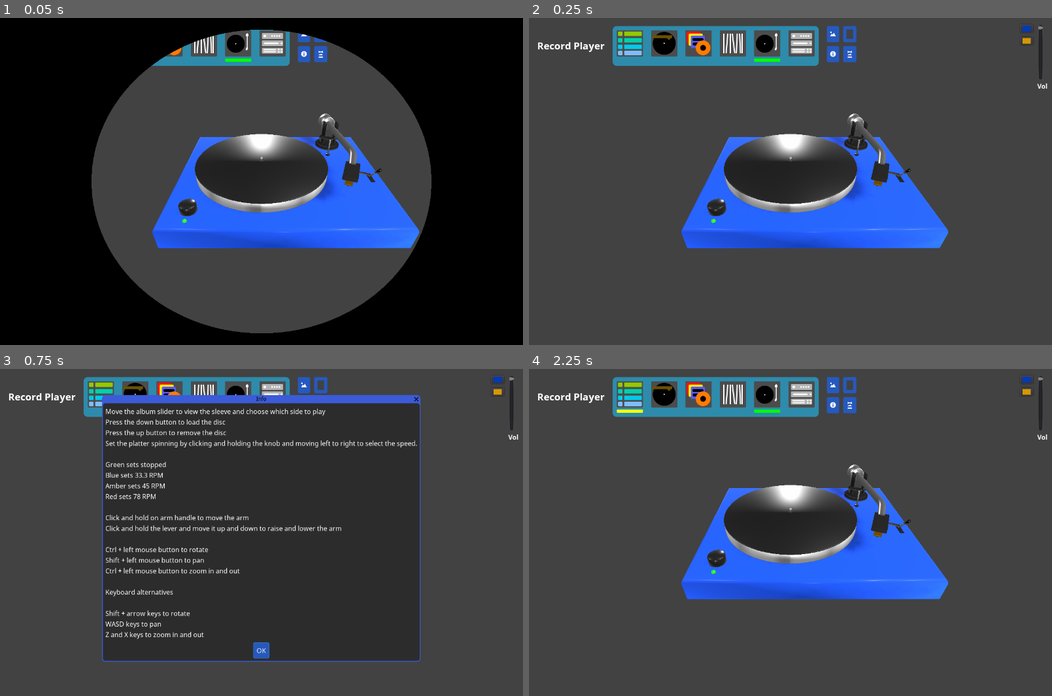
Above: before the commit, frames 1-4 (two rows, left to right).
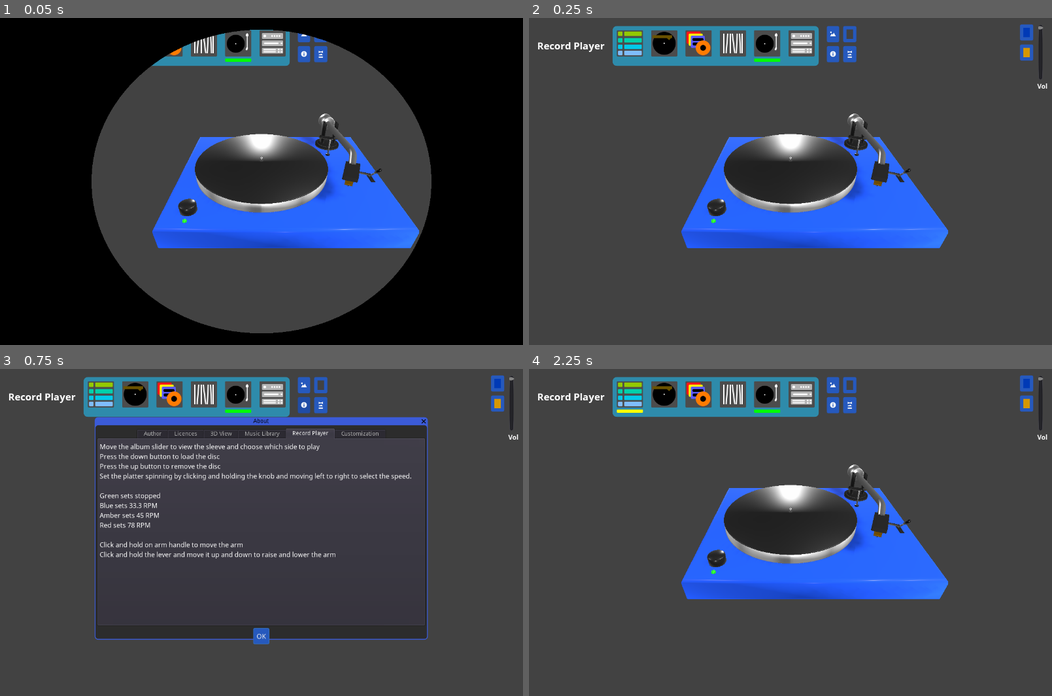
Above: after the commit, the same moments.

Repository: andrew-wilkes/vinyl
Game: Godot game, scene res://scenes/Turntable.tscn
Two runs of this game, one before a commit and one after it. Both use one fixed random seed, a clock stepped at 60 frames per second and the inputs below. This scene is started directly instead of the project's main scene. A sky picture missing from this copy of the repository is replaced by a grey-blue gradient.
Inputs (mouse positions are in pixels of both pictures, inside the frame that each line leads up to):
- Up to frame 1 (0.05 s): no input
- Up to frame 2 (0.25 s): no input
- Up to frame 3 (0.75 s): click (303, 404) at 0.5 s
- Up to frame 4 (2.25 s): click "OK" at 1.25 s; click (628, 395) at 2 s

Frame 1 is identical in both runs. In frame 2, 0.3% of the frame differs, in the area x 93-97%, y 1-13%; in frame 3, 21%, in the area x 18-97%, y 1-90%; in frame 4, 0.3%.

Commit message:
Fix issue with button indexing

Diff:
--- a/src/scenes/AlbumArt.gd
+++ b/src/scenes/AlbumArt.gd
@@ -26,11 +26,11 @@
 	else:
 		album = Album.new()
 	$VB/Header/VB/NoRecords.visible = g.settings.albums.size() < 1
-	canvas_group = get_node("%Canvas1").group
 	var idx = 0
-	for b in canvas_group.get_buttons():
-		var _e = b.connect("pressed", self, "change_canvas", [idx])
-		idx += 1
+	for b in $"%CanvasMenu".get_children():
+		if b is CheckBox:
+			var _e = b.connect("pressed", self, "change_canvas", [idx])
+			idx += 1
 	art.disable_input()
 	$"%BgColor".color = g.settings.bg_color
 	$"%FgColor".color = g.settings.fg_color
--- a/src/scenes/AlbumArt.tscn
+++ b/src/scenes/AlbumArt.tscn
@@ -182,6 +182,7 @@
 rect_min_size = Vector2( 200, 0 )
 
 [node name="CanvasMenu" type="VBoxContainer" parent="VB/Content/LeftCol"]
+unique_name_in_owner = true
 margin_top = 208.0
 margin_right = 200.0
 margin_bottom = 509.0
--- /dev/null
+++ b/src/scenes/Info.gd
@@ -0,0 +1,5 @@
+extends AcceptDialog
+
+func open(tab_idx = 0):
+	$TabContainer.set_current_tab(tab_idx)
+	popup_centered()
--- a/src/scenes/Info.tscn
+++ b/src/scenes/Info.tscn
@@ -1,12 +1,14 @@
-[gd_scene load_steps=3 format=2]
+[gd_scene load_steps=4 format=2]
 
 [ext_resource path="res://assets/heading2.tres" type="DynamicFont" id=1]
 [ext_resource path="res://assets/regular.tres" type="DynamicFont" id=2]
+[ext_resource path="res://scenes/Info.gd" type="Script" id=3]
 
 [node name="Info" type="AcceptDialog"]
 margin_right = 815.0
 margin_bottom = 524.0
 window_title = "About"
+script = ExtResource( 3 )
 
 [node name="TabContainer" type="TabContainer" parent="."]
 margin_left = 8.0
--- a/src/scenes/Main.gd
+++ b/src/scenes/Main.gd
@@ -30,7 +30,7 @@
 
 
 func _on_About_pressed():
-	$c2/Info.popup_centered()
+	$c2/Info.open()
 
 
 func _on_Author_meta_clicked(meta):
--- a/src/scenes/MusicLibrary.gd
+++ b/src/scenes/MusicLibrary.gd
@@ -45,6 +45,8 @@
 				select_item(item)
 	$c.get_child(0).theme = theme
 	$"%EnvControl".setup($WE)
+	for node in $c.get_children():
+		node.theme = theme
 
 
 func add_album(material, album_id):
@@ -207,4 +209,4 @@
 
 
 func _on_Info_pressed():
-	$c/InfoDialog.popup_centered()
+	$c/Info.open(3)
--- a/src/scenes/MusicLibrary.tscn
+++ b/src/scenes/MusicLibrary.tscn
@@ -12,6 +12,7 @@
 [ext_resource path="res://assets/mat/wood-floor.tres" type="Material" id=10]
 [ext_resource path="res://assets/mat/plaster.tres" type="Material" id=11]
 [ext_resource path="res://assets/mat/wood/Wood048_1K_Color.jpg" type="Texture" id=12]
+[ext_resource path="res://scenes/Info.tscn" type="PackedScene" id=13]
 
 [sub_resource type="QuadMesh" id=2]
 size = Vector2( 6, 4 )
@@ -166,27 +167,6 @@
 mouse_filter = 2
 size_flags_horizontal = 3
 
-[node name="InfoDialog" type="AcceptDialog" parent="c"]
-margin_right = 83.0
-margin_bottom = 58.0
-theme = ExtResource( 7 )
-window_title = "How to use"
-dialog_text = "Left click on albums to select
-Click again to play
-Right click in free space to unselect
-
-Use arrow keys to move selected album
-
-Ctrl + left mouse button to rotate shelves
-Shift + left mouse button to pan shelves
-Ctrl + left mouse button to zoom in and out
-
-Keyboard alternatives
-
-Shift + arrow keys to rotate shelves
-WASD keys to pan shelves
-Z and X keys to zoom in and out"
-
 [node name="Cent" type="CenterContainer" parent="c"]
 anchor_top = 1.0
 anchor_right = 1.0
@@ -199,6 +179,8 @@
 margin_left = 640.0
 margin_right = 640.0
 margin_bottom = 14.0
+
+[node name="Info" parent="c" instance=ExtResource( 13 )]
 
 [node name="Floor" type="MeshInstance" parent="."]
 transform = Transform( 1, 0, 0, 0, -4.37114e-08, 1, 0, -1, -4.37114e-08, 0, 0, 2 )
--- a/src/scenes/RecordProducer.tscn
+++ b/src/scenes/RecordProducer.tscn
@@ -186,6 +186,7 @@
 margin_bottom = 148.0
 
 [node name="Menu" type="HBoxContainer" parent="VBox/HB/VBoxContainer"]
+unique_name_in_owner = true
 margin_right = 316.0
 margin_bottom = 39.0
 custom_constants/separation = 20
--- /dev/null
+++ b/src/scenes/ToolTipTest.tscn
@@ -0,0 +1,16 @@
+[gd_scene load_steps=2 format=2]
+
+[ext_resource path="res://assets/UI.theme" type="Theme" id=1]
+
+[node name="ToolTipTest" type="Control"]
+anchor_right = 1.0
+anchor_bottom = 1.0
+theme = ExtResource( 1 )
+
+[node name="Button" type="Button" parent="."]
+margin_left = 83.0
+margin_top = 87.0
+margin_right = 122.0
+margin_bottom = 107.0
+hint_tooltip = "Press the button"
+text = "Test"
--- a/src/scenes/Turntable.gd
+++ b/src/scenes/Turntable.gd
@@ -92,7 +92,8 @@
 	set_cart_color(g.settings.cart_color)
 	get_node("%DeckColor").color = g.settings.deck_color
 	get_node("%CartColor").color = g.settings.cart_color
-	$c.get_child(0).theme = theme
+	for node in $c.get_children():
+		node.theme = theme
 
 
 func get_data_texture(idata):
@@ -487,4 +488,4 @@
 
 
 func _on_EnvControl_info_pressed():
-	$c/InfoDialog.popup_centered()
+	$c/Info.open(4)
--- a/src/scenes/Turntable.tscn
+++ b/src/scenes/Turntable.tscn
@@ -12,12 +12,13 @@
 [ext_resource path="res://assets/play-record.png" type="Texture" id=10]
 [ext_resource path="res://scenes/Record.tscn" type="PackedScene" id=11]
 [ext_resource path="res://assets/rec33rpm.obj" type="ArrayMesh" id=12]
-[ext_resource path="res://assets/checkerboard.png" type="Texture" id=13]
-[ext_resource path="res://assets/tracks-button.png" type="Texture" id=14]
+[ext_resource path="res://assets/b-side.png" type="Texture" id=13]
+[ext_resource path="res://assets/a-side.png" type="Texture" id=14]
 [ext_resource path="res://assets/highlight-shader.tres" type="Shader" id=15]
 [ext_resource path="res://scenes/record.shader" type="Shader" id=16]
 [ext_resource path="res://scenes/EnvControl.tscn" type="PackedScene" id=17]
 [ext_resource path="res://assets/hdri/rustig_koppie_puresky_4k.exr" type="Texture" id=18]
+[ext_resource path="res://scenes/Info.tscn" type="PackedScene" id=19]
 [ext_resource path="res://assets/ArrowDown.svg" type="Texture" id=21]
 [ext_resource path="res://assets/ArrowUp.svg" type="Texture" id=22]
 [ext_resource path="res://assets/deck.glb" type="PackedScene" id=23]
@@ -362,33 +363,7 @@
 custom_fonts/font = ExtResource( 3 )
 text = "Vol"
 
-[node name="InfoDialog" type="AcceptDialog" parent="c"]
-margin_right = 779.0
-margin_bottom = 632.0
-theme = ExtResource( 4 )
-window_title = "Info"
-dialog_text = "Move the album slider to view the sleeve and choose which side to play
-Press the down button to load the disc
-Press the up button to remove the disc
-Set the platter spinning by clicking and holding the knob and moving left to right to select the speed.
-
-Green sets stopped
-Blue sets 33.3 RPM
-Amber sets 45 RPM
-Red sets 78 RPM
-
-Click and hold on arm handle to move the arm
-Click and hold the lever and move it up and down to raise and lower the arm
-
-Ctrl + left mouse button to rotate
-Shift + left mouse button to pan
-Ctrl + left mouse button to zoom in and out
-
-Keyboard alternatives
-
-Shift + arrow keys to rotate
-WASD keys to pan
-Z and X keys to zoom in and out"
+[node name="Info" parent="c" instance=ExtResource( 19 )]
 
 [node name="Disc" type="MeshInstance" parent="."]
 transform = Transform( 10, 0, 0, 0, 10, 0, 0, 0, 10, 0, 0.468, 0 )
Binary file changed: src/assets/UI.theme
Not shown: 1 places in src/scenes/MusicLibrary.tscn that only renumber resources
Not shown: 1 places in src/scenes/Turntable.tscn that only renumber resources
